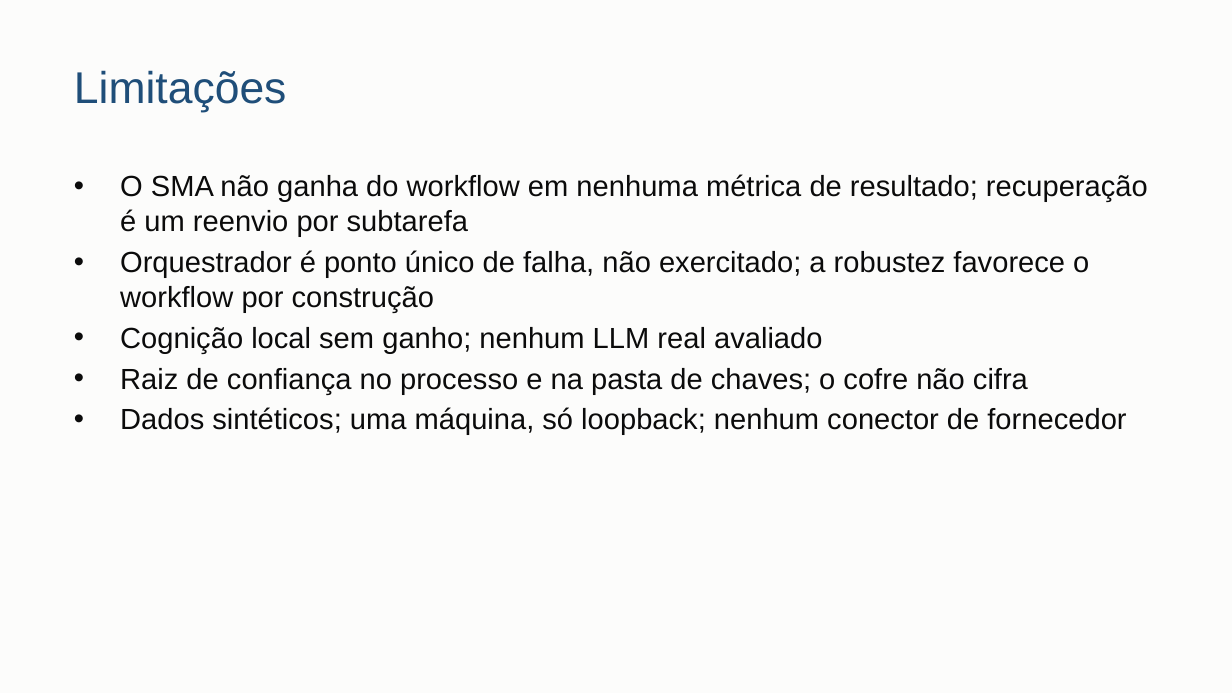
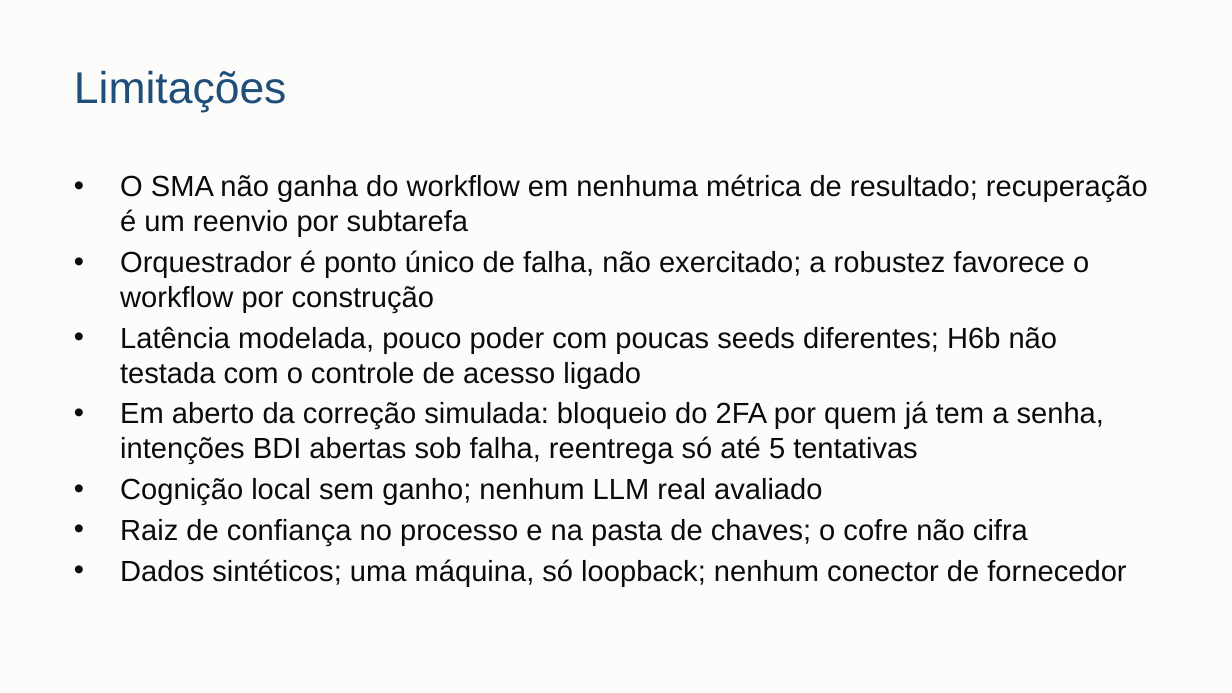
Before and after one commit to danrley-ribeiro/fin-dept-multiagents-project, a slide deck: slide 14 of entregas/dsm4/apresentacao/DSM4-apresentacao.pptx (slide 13 before the commit). Drawn at 1232x693 pixels with LibreOffice and Linux fonts; fonts in the diff are those of the drawing. Boxes give left, top, right and bottom in pixels: in the first picture for what was removed or moved away, otherwise in the second. Text is boxed around its words. In the diff, an @@ line names an element or a change of style, - is before the commit and + after.

```diff
--- a/entregas/dsm4/apresentacao/DSM4-apresentacao.pptx
+++ b/entregas/dsm4/apresentacao/DSM4-apresentacao.pptx
@@ text at (120,326,1104,464): paragraphs added @@
+• Latência modelada, pouco poder com poucas seeds diferentes; H6b não testada com o controle de acesso ligado
+• Em aberto da correção simulada: bloqueio do 2FA por quem já tem a senha, intenções BDI abertas sob falha, reentrega só até 5 tentativas
```
Also in this commit, not shown: 3 other slides changed, 1 slide added.
